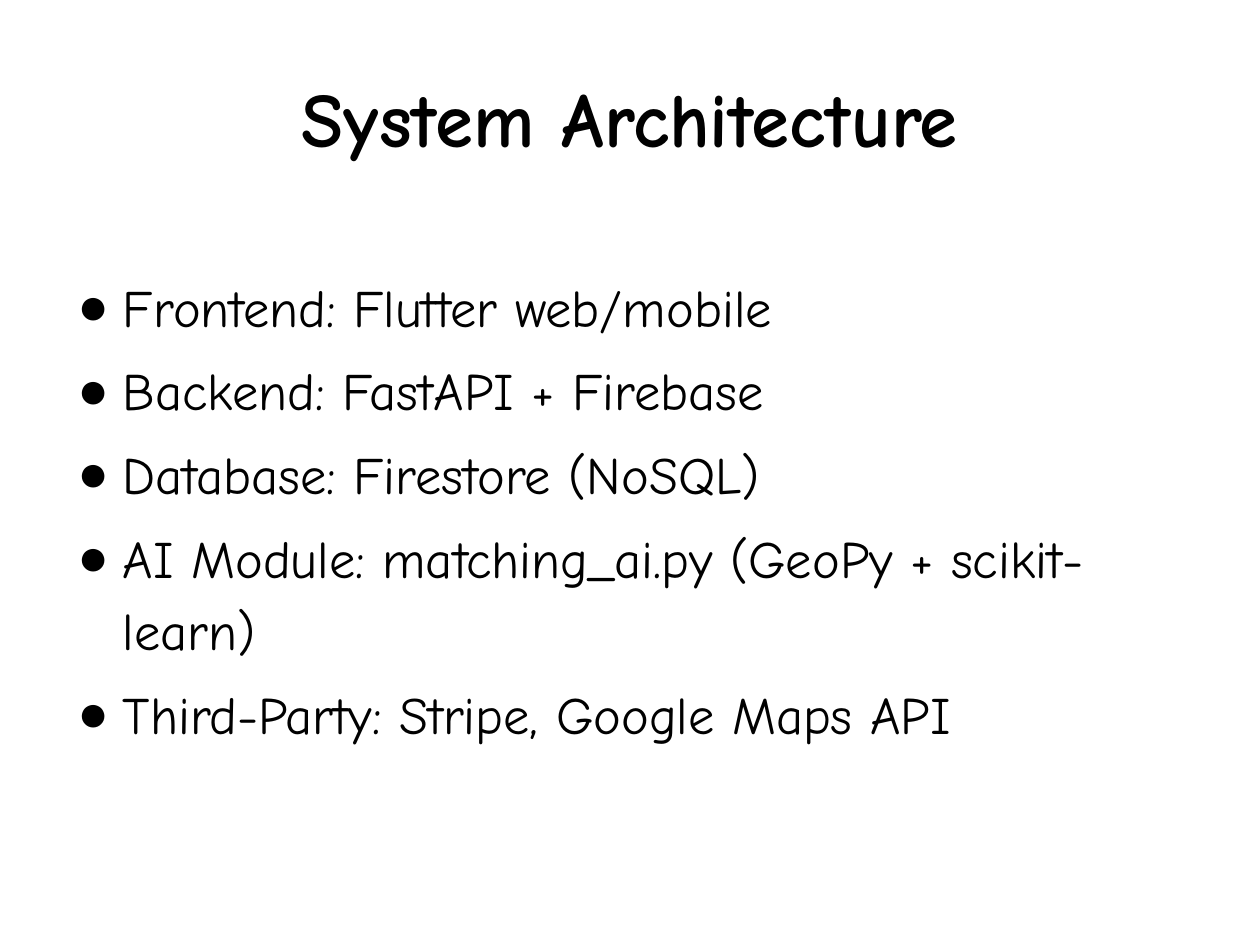
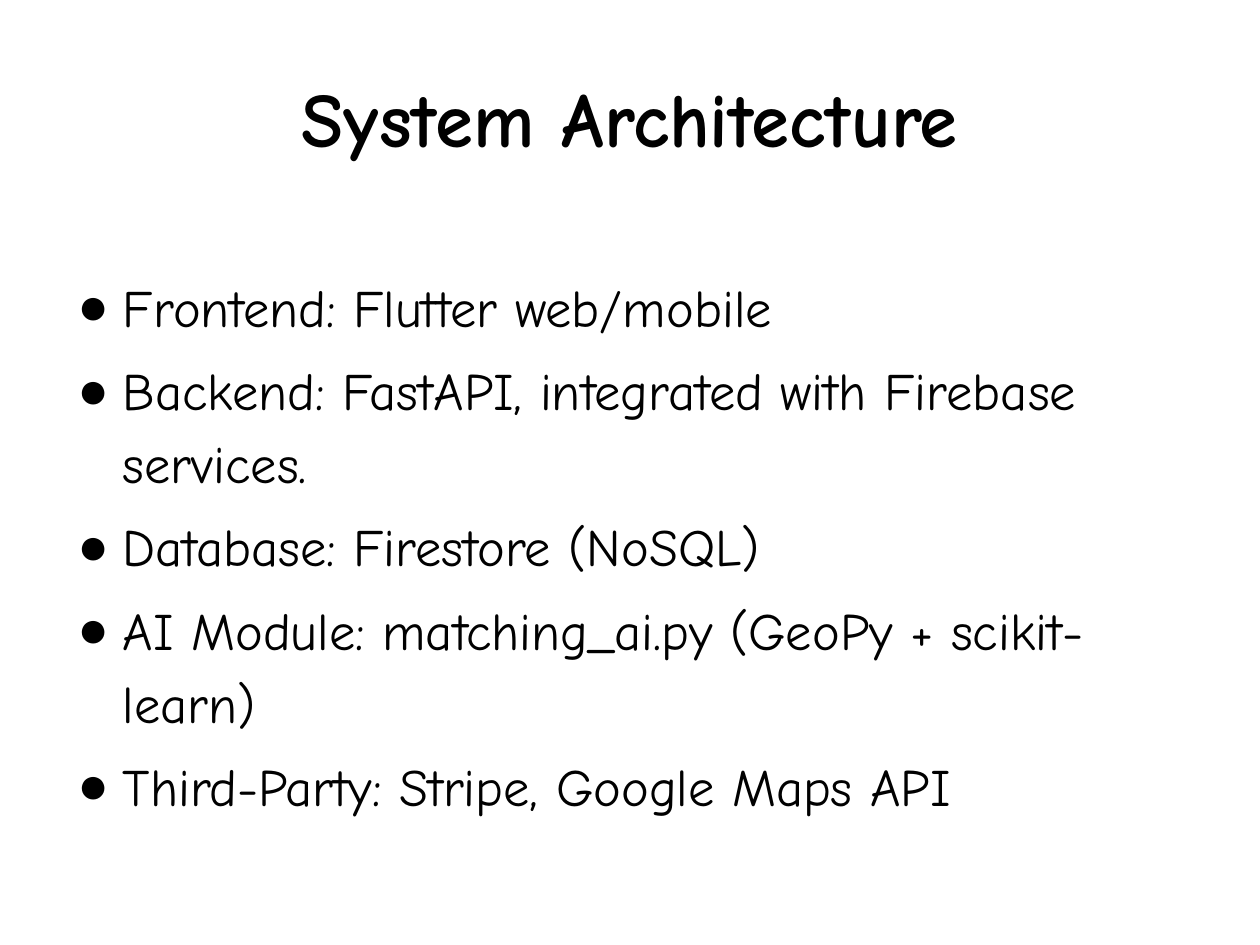
Before and after one commit to ceenguyen05/CS3354Project, a slide deck: slide 12 of 4_documentation/Final Project Presentation - CS3354.pptx (slide 11 before the commit). Drawn at 1260x945 pixels with LibreOffice and Linux fonts; fonts in the diff are those of the drawing. Boxes give left, top, right and bottom in pixels: in the first picture for what was removed or moved away, otherwise in the second. Text is boxed around its words. In the diff, an @@ line names an element or a change of style, - is before the commit and + after.

```diff
--- a/4_documentation/Final Project Presentation - CS3354.pptx
+++ b/4_documentation/Final Project Presentation - CS3354.pptx
@@ text at <box>123,374,1076,484</box>: text changed @@
-● Backend: FastAPI + Firebase
+● Backend: FastAPI, integrated with Firebase services.
```
Also in this commit, not shown: 7 other slides changed, 1 slide added, 1 other file.
